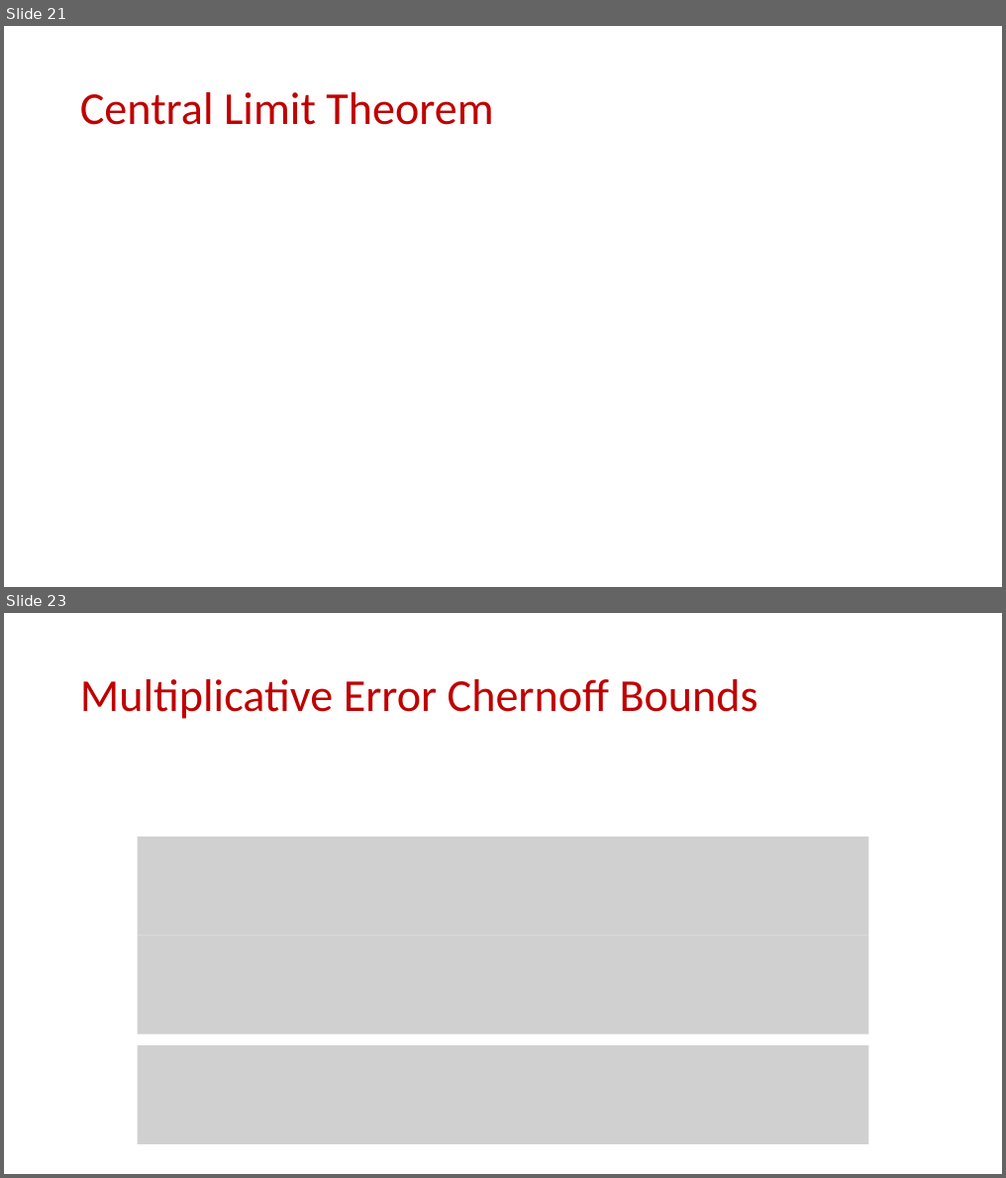
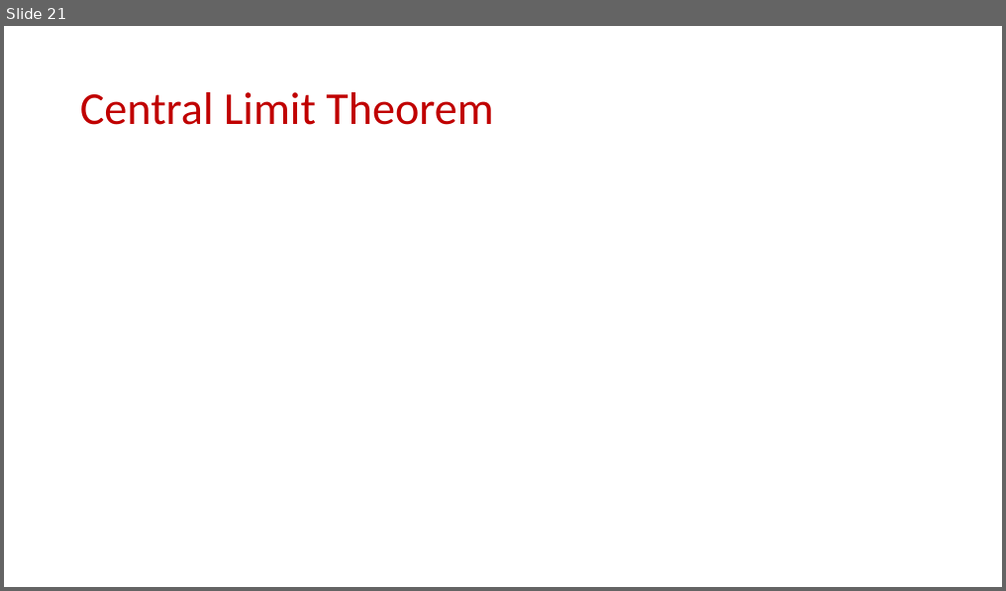
Before and after one commit to samsonzhou/samsonzhou.github.io, a slide deck: CSCE689-23/L5.pptx. Shown one above the other, each under a label of ours: slides 21 and 23 before the commit, slide 21 after it; the slides between them are not shown. The pictures are 1006x1178 and 1006x591 pixels, drawn with LibreOffice and Linux fonts; fonts in the diff are those of the drawing; grey boxes stand for pictures. Boxes give left, top, right and bottom in pixels: in the first picture for what was removed or moved away, otherwise in the second. Text is boxed around its words. In the diff, an @@ line names an element or a change of style, - is before the commit and + after.

```diff
--- a/CSCE689-23/L5.pptx
+++ b/CSCE689-23/L5.pptx
@@ slide 23 removed at [4,613,1002,1174], background #FFFFFF @@
@@ title removed at [80,679,758,719] @@
-Multiplicative Error Chernoff Bounds
@@ picture removed at [138,837,868,936] @@
@@ picture removed at [138,936,868,1035] @@
@@ picture removed at [138,1046,868,1145] @@
```
Also in this commit, not shown: 19 other slides removed, 4 other files.
